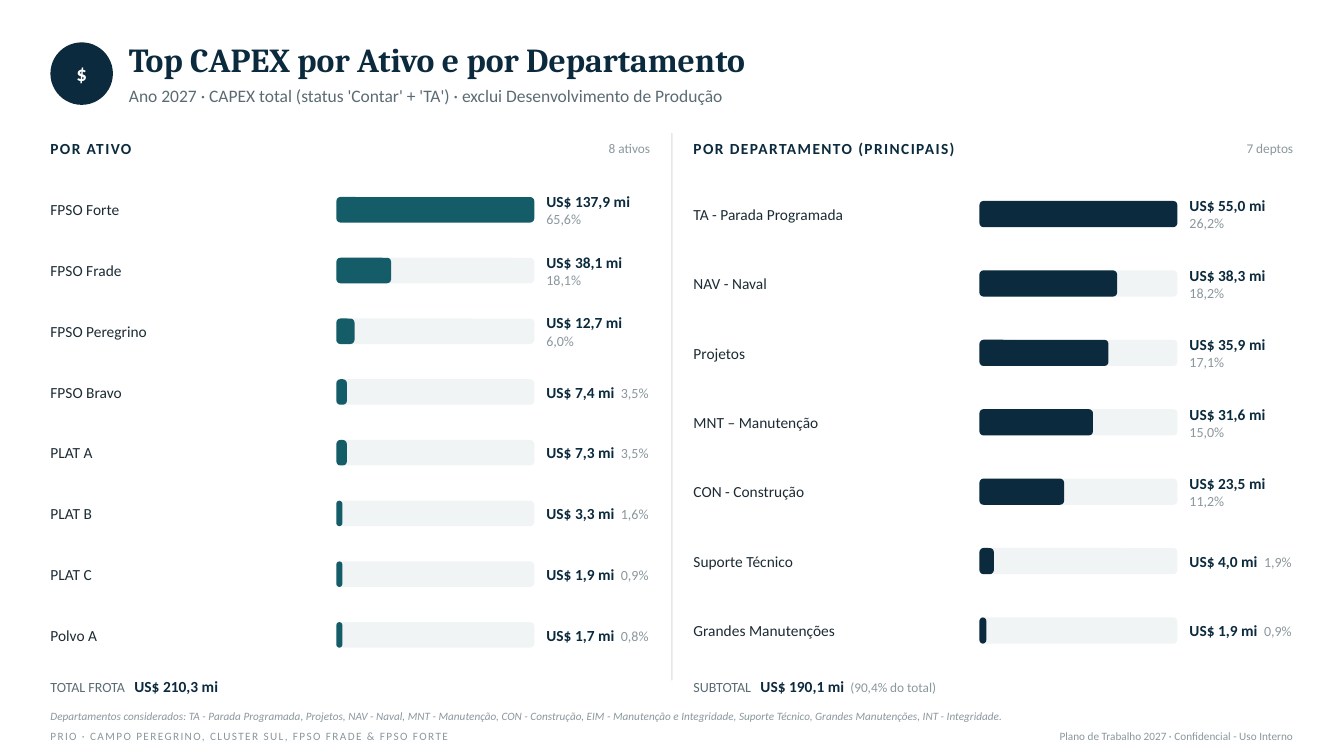
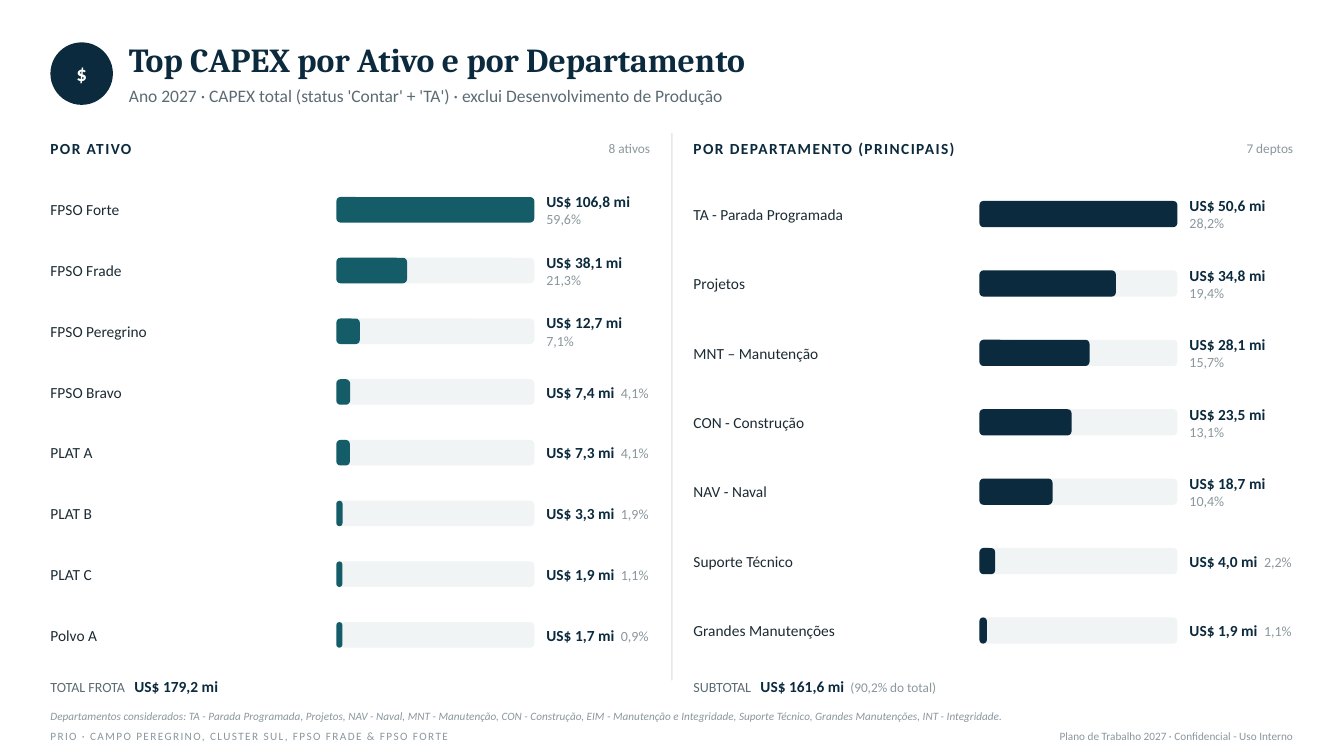
Before and after one commit to LucasRibaas/Planejamento, a slide deck: slide 2 of PRIO_Top_CAPEX_OPEX_Despriorizados_2027.pptx. Drawn at 1344x756 pixels with LibreOffice and Linux fonts; fonts in the diff are those of the drawing. Boxes give left, top, right and bottom in pixels: in the first picture for what was removed or moved away, otherwise in the second. Text is boxed around its words. In the diff, an @@ line names an element or a change of style, - is before the commit and + after.

```diff
--- a/PRIO_Top_CAPEX_OPEX_Despriorizados_2027.pptx
+++ b/PRIO_Top_CAPEX_OPEX_Despriorizados_2027.pptx
@@ text at <box>546,196,630,225</box>: text changed @@
-US$ 137,9 mi 65,6%
+US$ 106,8 mi 59,6%
@@ text at <box>1189,200,1265,213</box>: text changed @@
-US$ 55,0 mi 26,2%
+US$ 50,6 mi 28,2%
@@ rounded rectangle: place and size @@
-rounded rectangle at <box>337,258,391,283</box>
+rounded rectangle at <box>337,258,407,283</box>
@@ text at <box>546,257,622,286</box>: text changed @@
-US$ 38,1 mi 18,1%
+US$ 38,1 mi 21,3%
@@ text at <box>1189,270,1265,299</box>: text changed @@
-US$ 38,3 mi 18,2%
+US$ 34,8 mi 19,4%
@@ proportions changed in 4 elements at <box>980,548,996,575</box>, <box>337,379,351,404</box>, <box>337,440,350,465</box>, <box>337,319,360,344</box> @@
@@ rounded rectangle: place and size @@
-rounded rectangle at <box>337,319,355,344</box>
+rounded rectangle at <box>337,319,360,344</box>
@@ 3 texts: place and size @@
-3 texts at <box>693,348,818,500</box>
+3 texts at <box>693,278,818,431</box>
@@ rounded rectangle: place and size @@
-rounded rectangle at <box>980,340,1109,366</box>
+rounded rectangle at <box>980,340,1090,366</box>
@@ text at <box>1189,339,1265,368</box>: text changed @@
-US$ 35,9 mi 17,1%
+US$ 28,1 mi 15,7%
@@ text at <box>546,387,649,400</box>: text changed @@
-US$ 7,4 mi 3,5%
+US$ 7,4 mi 4,1%
@@ rounded rectangle: place and size @@
-rounded rectangle at <box>980,409,1094,436</box>
+rounded rectangle at <box>980,409,1072,436</box>
@@ text at <box>1189,409,1265,438</box>: text changed @@
-US$ 31,6 mi 15,0%
+US$ 23,5 mi 13,1%
@@ text at <box>546,447,649,460</box>: text changed @@
-US$ 7,3 mi 3,5%
+US$ 7,3 mi 4,1%
@@ text "NAV - Naval": place and size @@
-text "NAV - Naval" at <box>693,278,767,289</box>
+text "NAV - Naval" at <box>693,486,767,497</box>
@@ rounded rectangle: place and size @@
-rounded rectangle at <box>980,479,1065,505</box>
+rounded rectangle at <box>980,479,1053,505</box>
@@ text at <box>1189,478,1265,507</box>: text changed @@
-US$ 23,5 mi 11,2%
+US$ 18,7 mi 10,4%
@@ text at <box>546,508,649,521</box>: text changed @@
-US$ 3,3 mi 1,6%
+US$ 3,3 mi 1,9%
@@ text at <box>546,569,649,582</box>: text changed @@
-US$ 1,9 mi 0,9%
+US$ 1,9 mi 1,1%
@@ text at <box>1189,556,1292,569</box>: text changed @@
-US$ 4,0 mi 1,9%
+US$ 4,0 mi 2,2%
@@ text at <box>1189,625,1292,638</box>: text changed @@
-US$ 1,9 mi 0,9%
+US$ 1,9 mi 1,1%
@@ text at <box>546,630,649,643</box>: text changed @@
-US$ 1,7 mi 0,8%
+US$ 1,7 mi 0,9%
@@ text at <box>50,681,218,694</box>: text changed @@
-TOTAL FROTA US$ 210,3 mi
+TOTAL FROTA US$ 179,2 mi
@@ text at <box>693,681,936,694</box>: text changed @@
-SUBTOTAL US$ 190,1 mi (90,4% do total)
+SUBTOTAL US$ 161,6 mi (90,2% do total)
```
Also in this commit, not shown: 9 other slides changed, 4 slides added.
